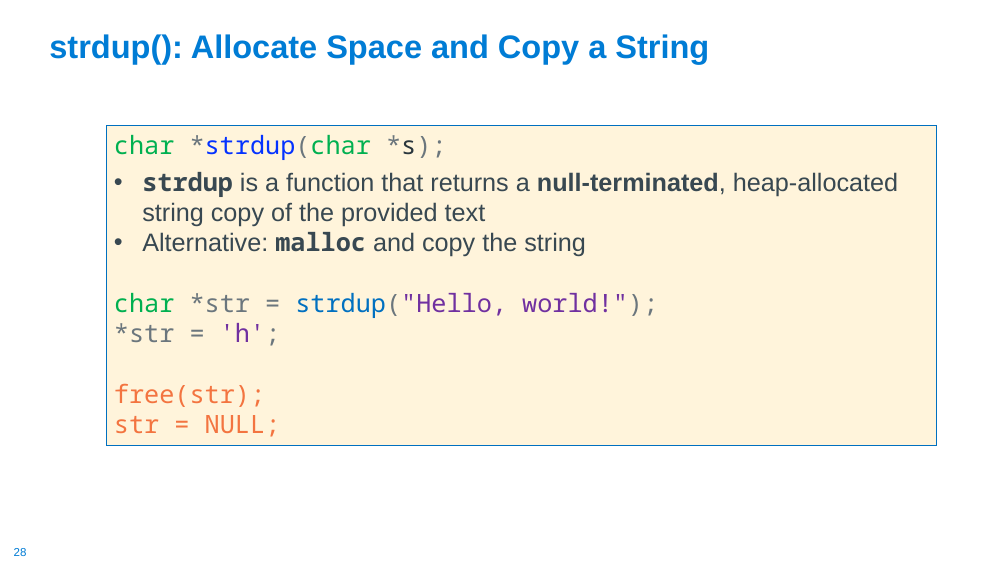
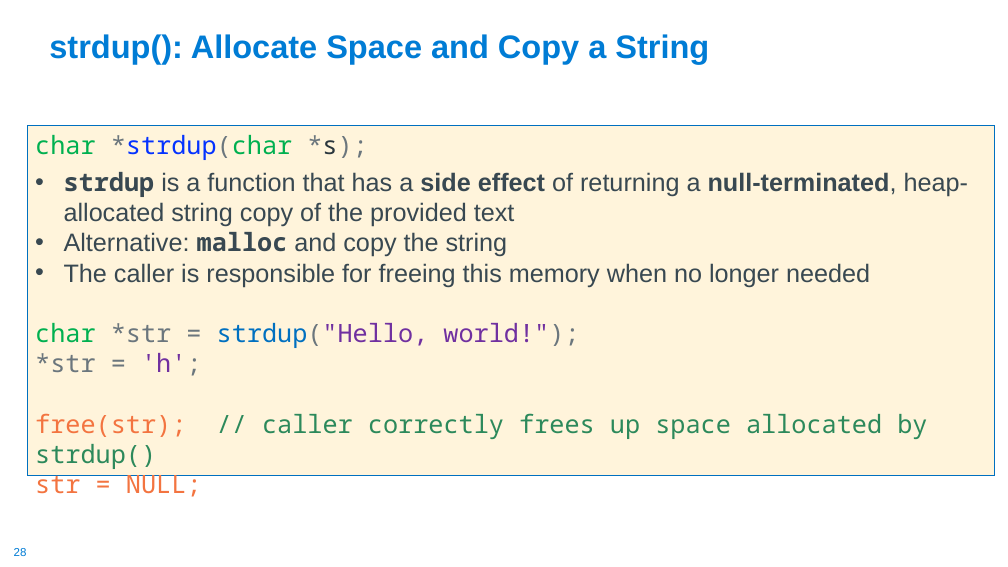
Before and after one commit to cse30-sp24/Muller-Slides, a slide deck: slide 28 of Lecture-8.pptx. Drawn at 1008x567 pixels with LibreOffice and Linux fonts; fonts in the diff are those of the drawing. Boxes give left, top, right and bottom in pixels: in the first picture for what was removed or moved away, otherwise in the second. Text is boxed around its words. In the diff, an @@ line names an element or a change of style, - is before the commit and + after.

```diff
--- a/Lecture-8.pptx
+++ b/Lecture-8.pptx
@@ rectangle "char *strdup(char *s);": place and size @@
-rectangle "char *strdup(char *s);" at bbox=[107, 126, 936, 445]
+rectangle "char *strdup(char *s);" at bbox=[28, 126, 995, 476]
@@ text in rectangle at bbox=[64, 172, 968, 227]: text changed @@
-• strdup is a function that returns a null-terminated, heap-allocated string copy of the provided text
+• strdup is a function that has a side effect of returning a null-terminated, heap-allocated string copy of the provided text
@@ text in rectangle at bbox=[64, 263, 870, 287]: paragraph added @@
+• The caller is responsible for freeing this memory when no longer needed
@@ text in rectangle at bbox=[35, 413, 927, 469]: text changed; text colour #F37440 to #2C895B @@
-free(str);
+free(str); // caller correctly frees up space allocated by strdup()
```
Also in this commit, not shown: 15 other slides changed, 1 other file.
